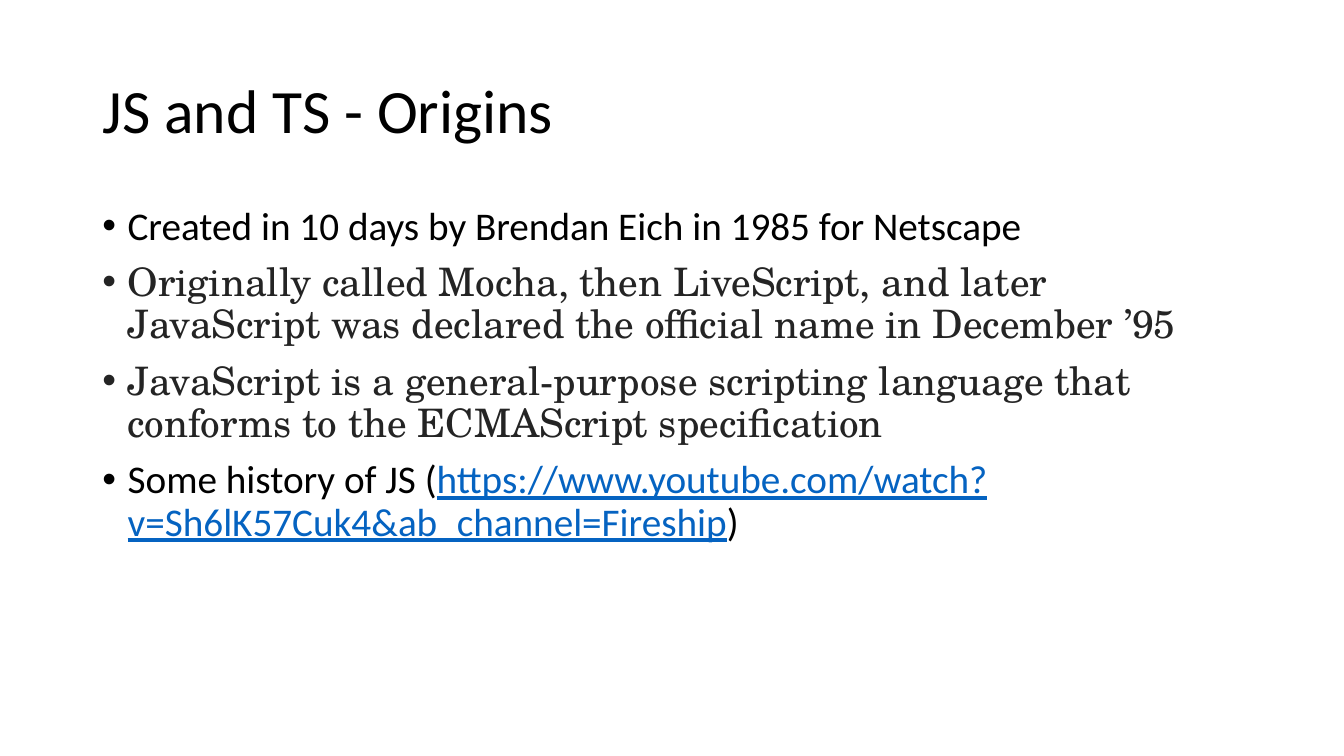
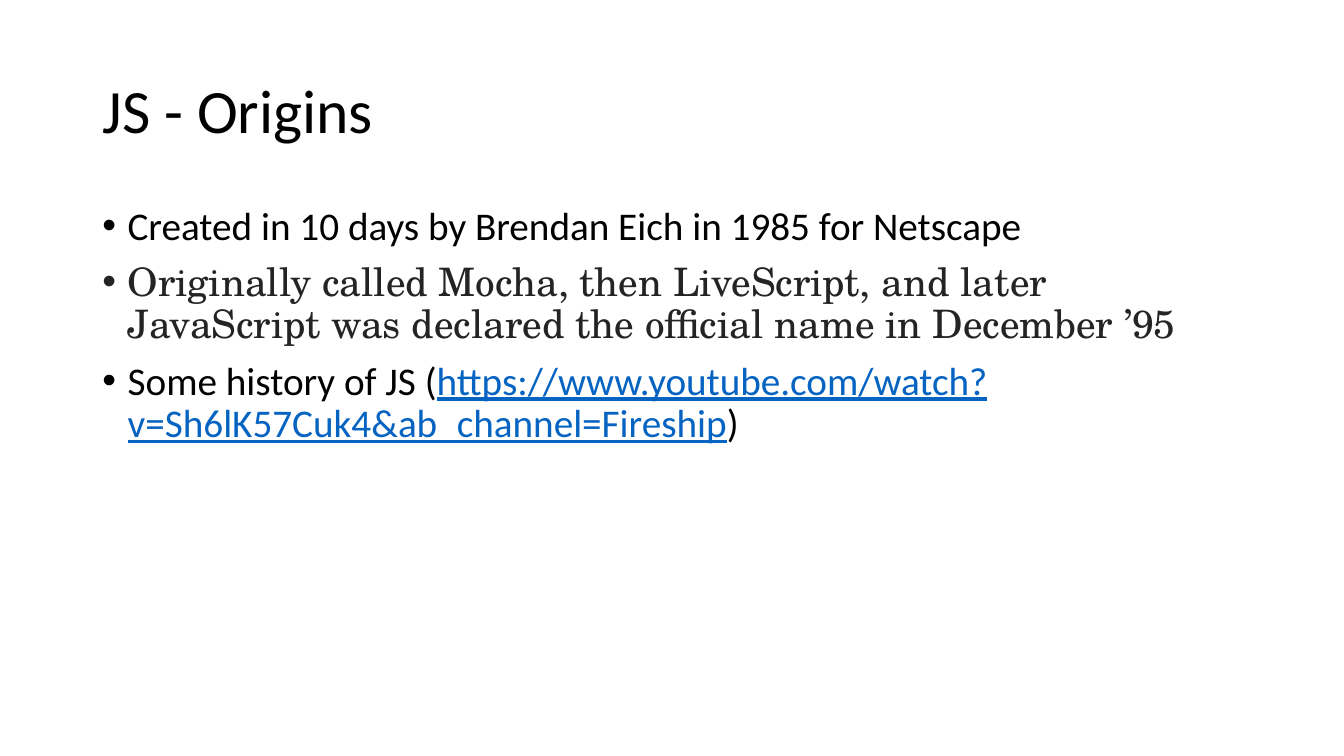
Before and after one commit to aarciab/typescript, a slide deck: slide 2 of 1_introduction/1_Origins.pptx. Drawn at 1344x756 pixels with LibreOffice and Linux fonts; fonts in the diff are those of the drawing. Boxes give left, top, right and bottom in pixels: in the first picture for what was removed or moved away, otherwise in the second. Text is boxed around its words. In the diff, an @@ line names an element or a change of style, - is before the commit and + after.

```diff
--- a/1_introduction/1_Origins.pptx
+++ b/1_introduction/1_Origins.pptx
@@ title at <box>102,90,373,144</box>: text changed @@
-JS and TS - Origins
+JS - Origins
@@ text at <box>128,366,1131,445</box>: paragraph removed @@
-• JavaScript is a general-purpose scripting language that conforms to the ECMAScript specification
```
Also in this commit, not shown: 1 other slide changed, 2 slides added, 12 other files.
